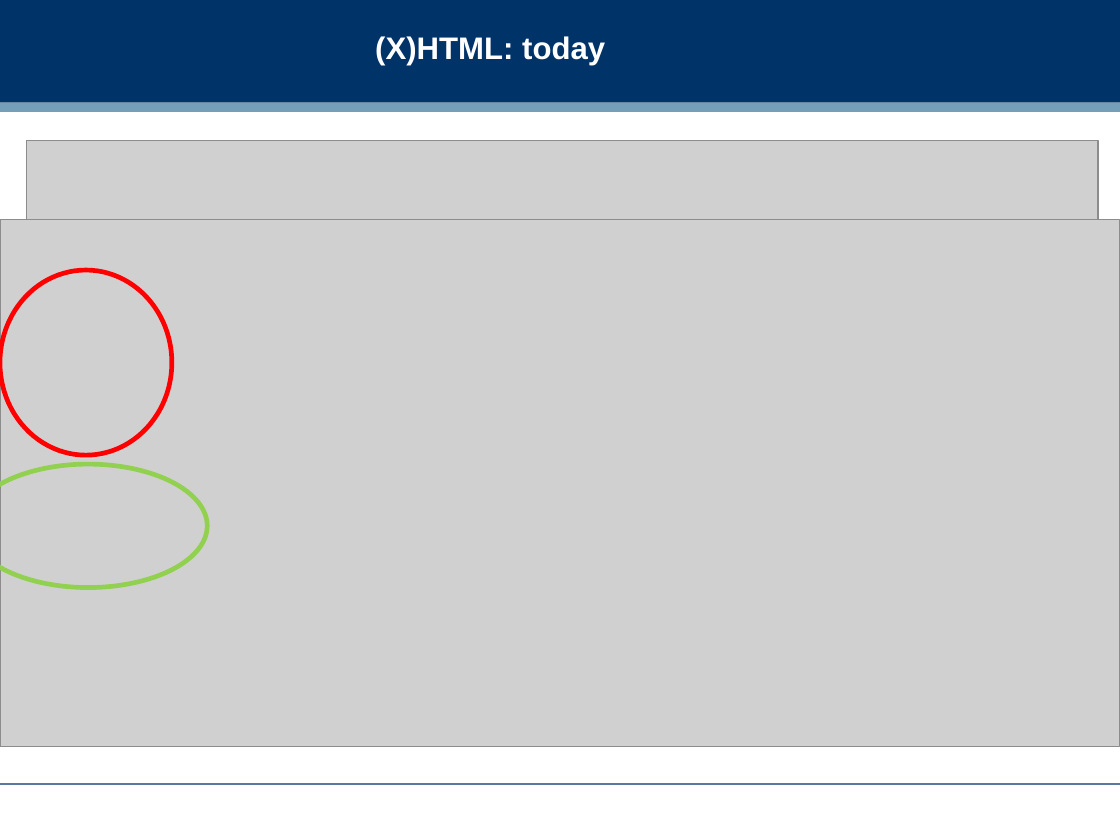
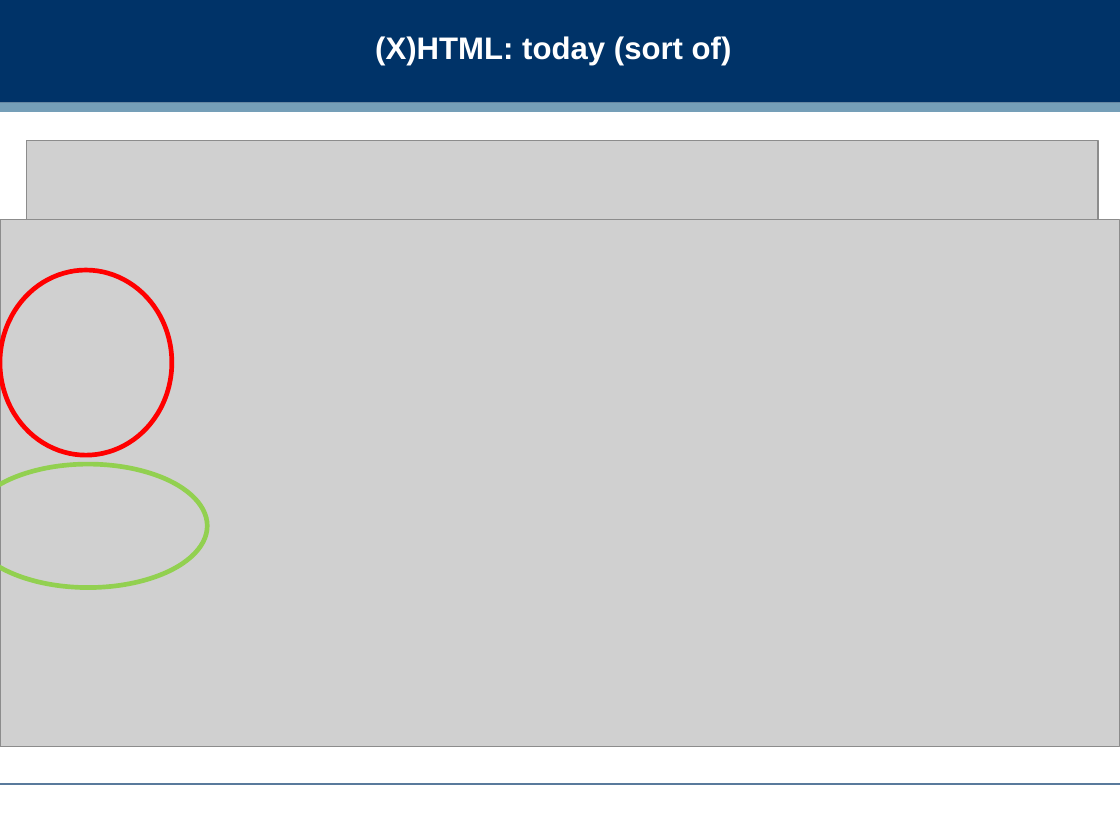
Before and after one commit to dreamind/ix, a slide deck: slide 10 of lectures/presenting-data/html.ppt (slide 9 before the commit). Drawn at 1120x840 pixels with LibreOffice and Linux fonts; fonts in the diff are those of the drawing; grey boxes stand for pictures; background and template pictures are left out. Boxes give left, top, right and bottom in pixels: in the first picture for what was removed or moved away, otherwise in the second. Text is boxed around its words. In the diff, an @@ line names an element or a change of style, - is before the commit and + after.

Commit message:
Updating HTML slides and landing page

```diff
--- a/lectures/presenting-data/html.ppt
+++ b/lectures/presenting-data/html.ppt
@@ title at (375,36,732,65): text changed @@
-(X)HTML: today
+(X)HTML: today (sort of)
```
Also in this commit, not shown: 9 other slides changed, 6 slides added, 3 slides removed, 1 other file.
